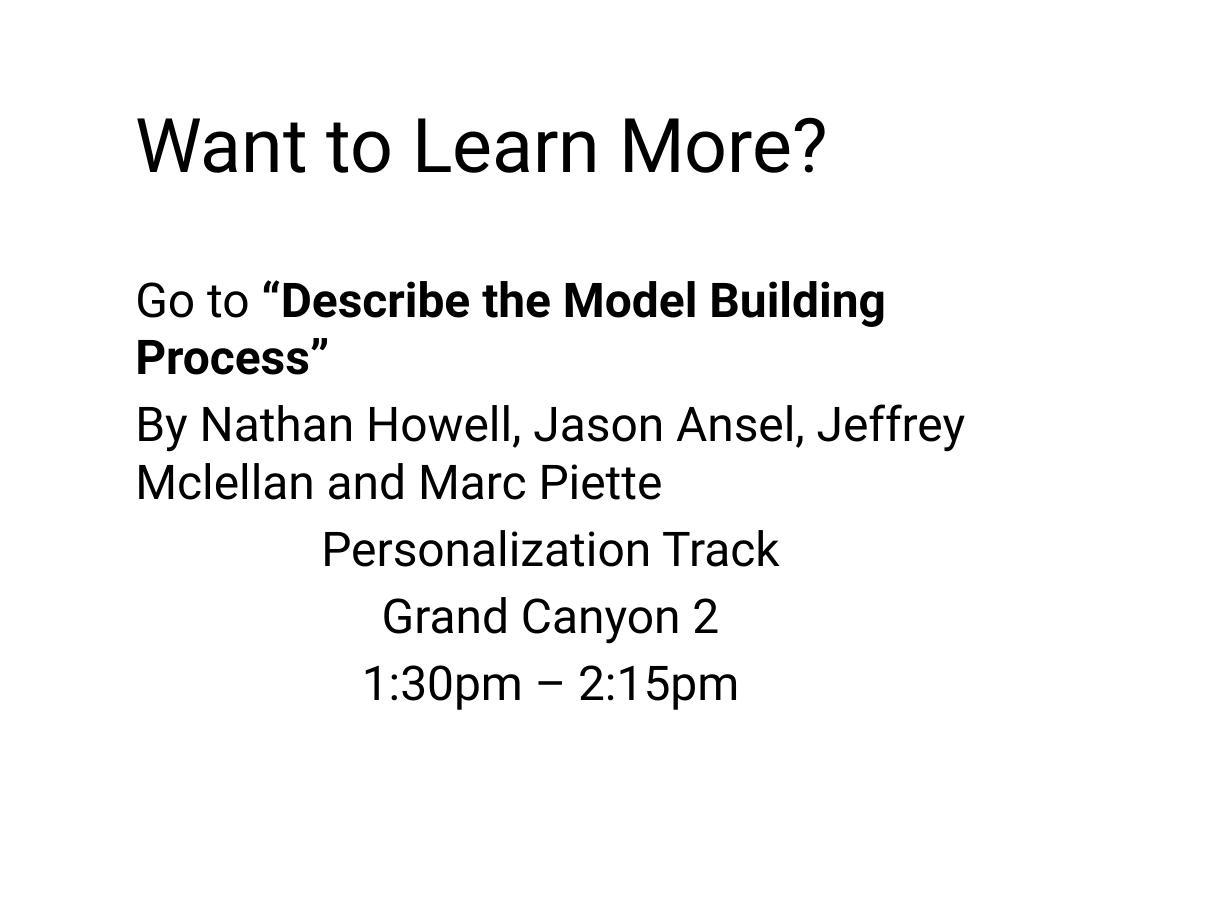
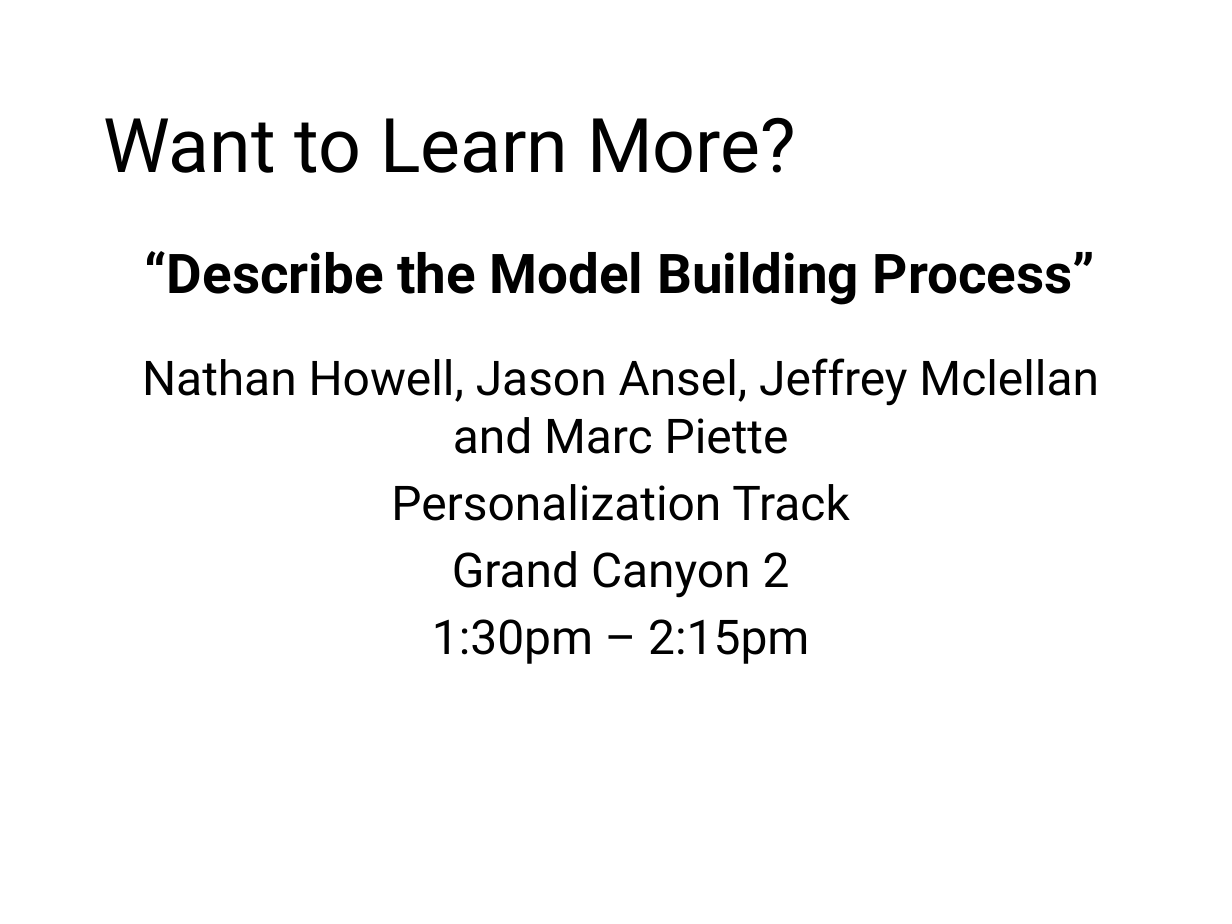
Before and after one commit to aloksharma1993/techfest-ml-tutorial, a slide deck: slide 46 of Techfest_ML.pptx. Drawn at 1232x924 pixels with LibreOffice and Linux fonts; fonts in the diff are those of the drawing; background and template pictures are left out. Boxes give left, top, right and bottom in pixels: in the first picture for what was removed or moved away, otherwise in the second. Text is boxed around its words. In the diff, an @@ line names an element or a change of style, - is before the commit and + after.

```diff
--- a/Techfest_ML.pptx
+++ b/Techfest_ML.pptx
@@ title "Want to Learn More?": place and size @@
-title "Want to Learn More?" at [135,117,828,173]
+title "Want to Learn More?" at [103,117,796,173]
@@ text "“Describe the Model Building Process”": place and size @@
-text "“Describe the Model Building Process”" at [135,280,966,710]
+text "“Describe the Model Building Process”" at [142,251,1099,664]
@@ text at [142,251,1099,454]: text changed @@
-Go to “Describe the Model Building Process”
-By Nathan Howell, Jason Ansel, Jeffrey Mclellan and Marc Piette
+“Describe the Model Building Process”
+Nathan Howell, Jason Ansel, Jeffrey Mclellan and Marc Piette
```
Also in this commit, not shown: 4 other slides changed, 1 slide added, 1 slide removed.
